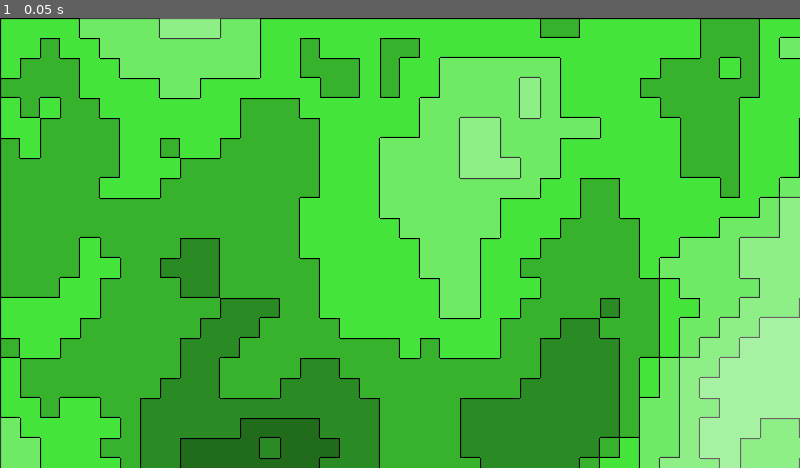
Above: before the commit, frame 1.
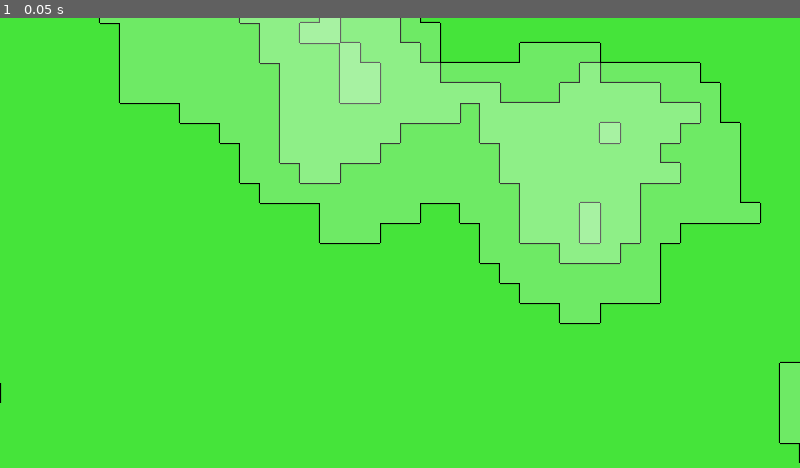
Above: after the commit, the same moment.

Repository: Bolgeg/godot_cuadrados
Game: Godot game, scene res://scenes/game.tscn
Same seed, same stepped clock (60 frames per second), same inputs: the game is played once before the commit and once after it.
Inputs:
- Up to frame 1 (0.05 s): no input

The runs differ from the first frame. In frame 1, 77% of the frame differs, in the area x 0-100%, y 0-100%.

Commit message:
Chunk loading

Diff:
--- a/classes/chunk.gd
+++ b/classes/chunk.gd
@@ -1,8 +1,8 @@
 class_name Chunk
 extends RefCounted
 
-const SIZE:=64
-const MAX_HEIGHT:=64
+const SIZE:=4
+const MAX_HEIGHT:=32
 
 var location:=Vector2i(0,0)
 var block_columns:=[]
--- a/scenes/cell.tscn
+++ b/scenes/cell.tscn
@@ -56,9 +56,10 @@
 metadata/_edit_use_anchors_ = true
 
 [node name="StaticBody2D" type="StaticBody2D" parent="."]
+unique_name_in_owner = true
+collision_layer = 0
+collision_mask = 0
 
 [node name="CollisionShape2D" type="CollisionShape2D" parent="StaticBody2D"]
-unique_name_in_owner = true
 position = Vector2(16, 16)
 shape = SubResource("RectangleShape2D_3dk36")
-disabled = true
--- a/scenes/game.tscn
+++ b/scenes/game.tscn
@@ -8,3 +8,6 @@
 
 [node name="CellMap" parent="." instance=ExtResource("1_uwrxv")]
 unique_name_in_owner = true
+
+[node name="Camera2D" type="Camera2D" parent="."]
+unique_name_in_owner = true
--- a/scripts/cell.gd
+++ b/scripts/cell.gd
@@ -28,5 +28,5 @@
 func set_overlay(color:Color):
 	%Overlay.color=color
 
-func set_collision(collide:bool):
-	%CollisionShape2D.set_deferred("disabled",not collide)
+func set_collision(collision_mask:int):
+	%StaticBody2D.collision_mask=collision_mask
--- a/scripts/cell_map_chunk.gd
+++ b/scripts/cell_map_chunk.gd
@@ -21,7 +21,7 @@
 			if value!=overlay_color:
 				overlay_color=value
 				changed=true
-	var collision:=false:
+	var collision:=0:
 		set(value):
 			if value!=collision:
 				collision=value
@@ -74,13 +74,24 @@
 	else:
 		return Color(1,1,1,overlay_color_function(-relative_height))
 
+static func calculate_collision_mask(height:int)->int:
+	var mask:=0
+	if height<32:
+		mask|=(1<<height)
+	if height>0:
+		mask|=(1<<(height-1))
+	if height<31:
+		mask|=(1<<(height+1))
+	mask=~mask
+	return mask
+
 func update(player_height:int,chunk:Chunk,chunk_up:Chunk,chunk_down:Chunk,chunk_left:Chunk,chunk_right:Chunk):
 	for y in range(SIZE):
 		for x in range(SIZE):
 			var cell:=cell_at(x,y)
 			var column=chunk.column_at(x,y)
 			var height=column.get_height()
-			cell.collision= abs(height-player_height)>1
+			cell.collision= calculate_collision_mask(height)
 			cell.texture_index=column.get_top_block().type_index
 			cell.overlay_color=calculate_overlay_color(height-player_height)
 
--- a/scripts/game.gd
+++ b/scripts/game.gd
@@ -1,21 +1,58 @@
 extends Node2D
+
+const CAMERA_RECT_MAX_OFFSET_OUTSIDE:=100
 
 var world_seed:=0
 var chunks:={}
 
-func load_chunk(location:Vector2i):
+func create_chunk(location:Vector2i):
 	if not chunks.has(location):
 		chunks[location]=Chunk.new(location)
 		WorldGeneration.generate_chunk(chunks[location],world_seed)
 
-func unload_chunk(location:Vector2i):
-	if chunks.has(location):
-		chunks.erase(location)
+func get_camera_rect()->Rect2i:
+	var center=Vector2i(%Camera2D.get_screen_center_position())
+	var size=get_viewport().size
+	return Rect2i(center-size/2,size)
+
+func get_visible_chunk_locations()->Array:
+	var rect:=get_camera_rect()
+	var chunk_size:=Chunk.SIZE*Cell.SIZE
+	@warning_ignore("integer_division")
+	rect=rect.grow(CAMERA_RECT_MAX_OFFSET_OUTSIDE+chunk_size/2)
+	rect=Rect2i(rect.position-Vector2i(chunk_size,chunk_size)/2,rect.size)
+	rect=Rect2i((Vector2(rect.position)/chunk_size).floor(),(Vector2(rect.size)/chunk_size).ceil())
+
+	var positions=[]
+	for y in range(rect.position.y,rect.end.y+1):
+		for x in range(rect.position.x,rect.end.x+1):
+			positions.append(Vector2i(x,y))
+	return positions
+
+func update_chunk_loading():
+	var chunk_locations=get_visible_chunk_locations()
+
+	for location in chunk_locations:
+		create_chunk(location)
+		%CellMap.put_chunk(chunks[location])
+
+	for location in chunks:
+		if not location in chunk_locations:
+			%CellMap.remove_chunk(location)
+
+	for location in chunk_locations:
+		var relative_locations=[Vector2i(0,-1),Vector2i(0,1),Vector2i(-1,0),Vector2i(1,0)]
+		var c=[]
+		for rel in relative_locations:
+			var loc=location+rel
+			if chunks.has(loc):
+				c.append(chunks[loc])
+			else:
+				c.append(null)
+		%CellMap.update_chunk(32,chunks[location],c[0],c[1],c[2],c[3])
 
 func _ready() -> void:
+	update_chunk_loading()
 
-	#----test----
-	load_chunk(Vector2i(0,0))
-	%CellMap.put_chunk(chunks[Vector2i(0,0)])
-	%CellMap.update_chunk(32,chunks[Vector2i(0,0)],null,null,null,null)
-	#----test----
+func _process(_delta: float) -> void:
+	update_chunk_loading()
